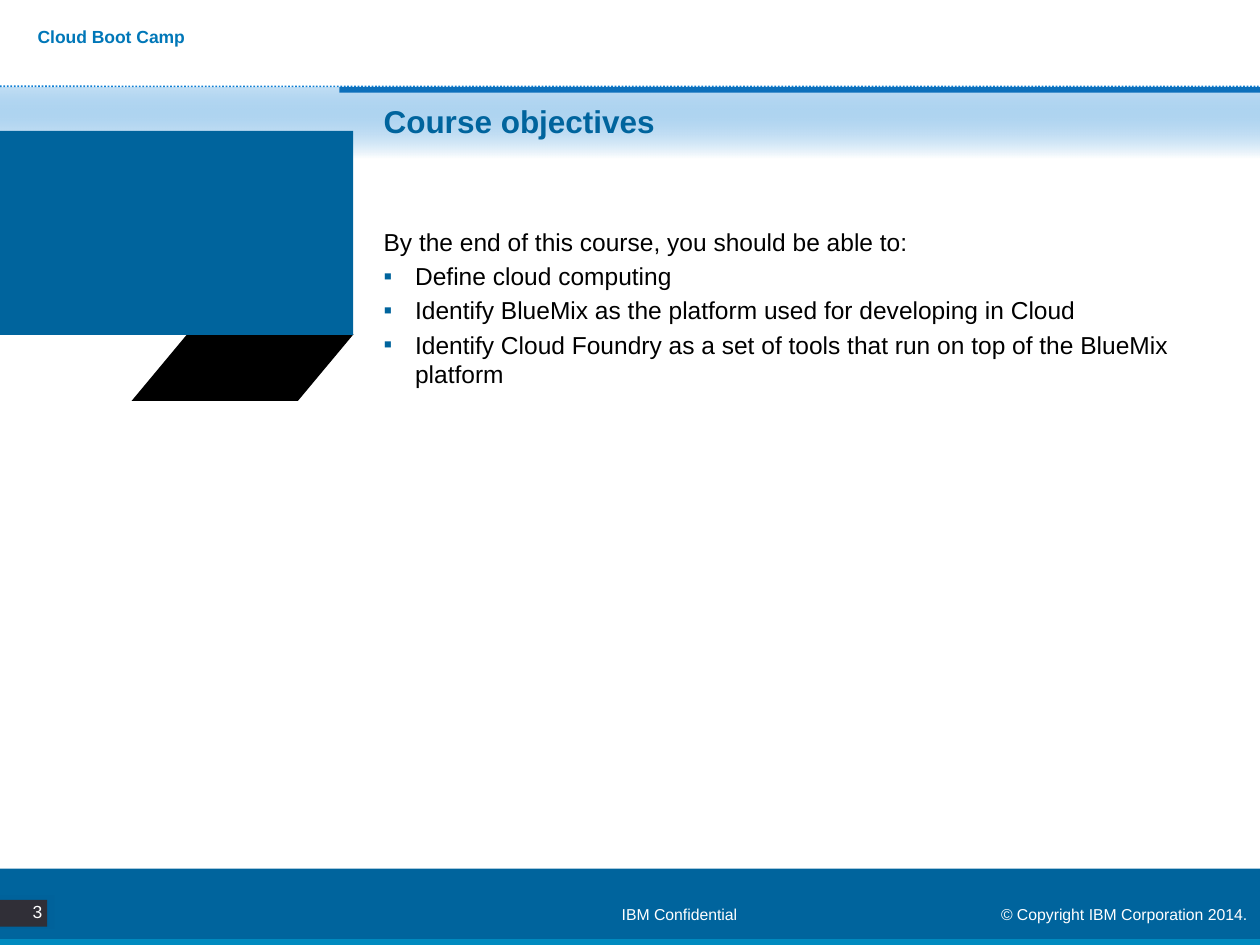
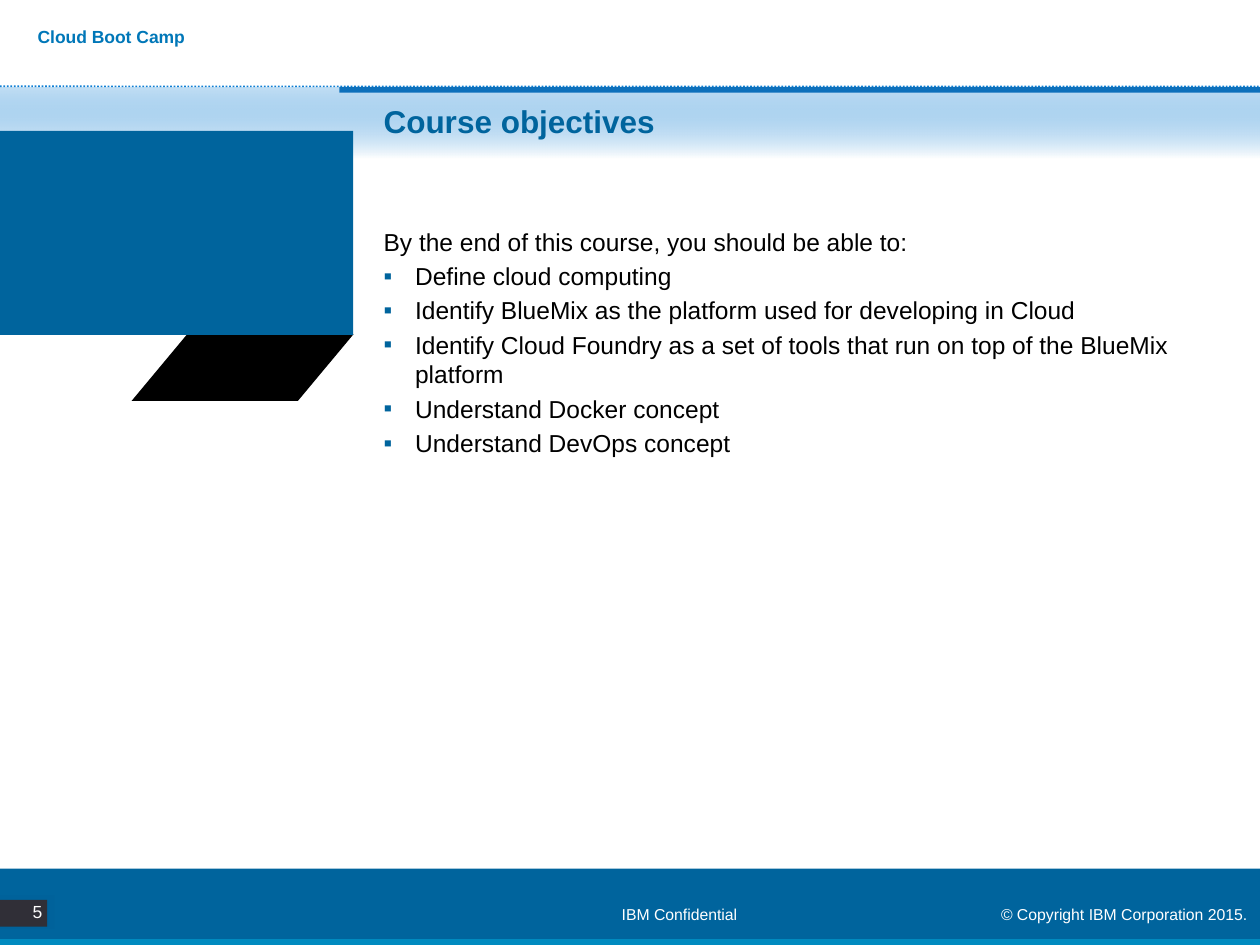
Before and after one commit to skivvyxu/BlueMix-Training, a slide deck: slide 5 of Day1/00. Cloud Boot Camp Introduction.pptx (slide 3 before the commit). Drawn at 1260x945 pixels with LibreOffice and Linux fonts; fonts in the diff are those of the drawing; background and template pictures are left out. Boxes give left, top, right and bottom in pixels: in the first picture for what was removed or moved away, otherwise in the second. Text is boxed around its words. In the diff, an @@ line names an element or a change of style, - is before the commit and + after.

Commit message:
Update agenda and Introduction deck, and move docker to day2 folder
Update agenda and Introduction deck, and move docker to day2 folder

```diff
--- a/Day1/00. Cloud Boot Camp Introduction.pptx
+++ b/Day1/00. Cloud Boot Camp Introduction.pptx
@@ text at (x1=415, y1=400, x2=730, y2=457): paragraphs added @@
+▪ Understand Docker concept
+▪ Understand DevOps concept
@@ page number at (x1=29, y1=909, x2=37, y2=918): text changed @@
-3
+5
@@ page number at (x1=33, y1=906, x2=43, y2=918): text changed @@
-3
+5
@@ text at (x1=1017, y1=908, x2=1247, y2=924): text changed @@
-© Copyright IBM Corporation 2014.
+© Copyright IBM Corporation 2015.
```
Also in this commit, not shown: 3 other slides changed, 1 slide added, 1 slide removed, 2 other files.
